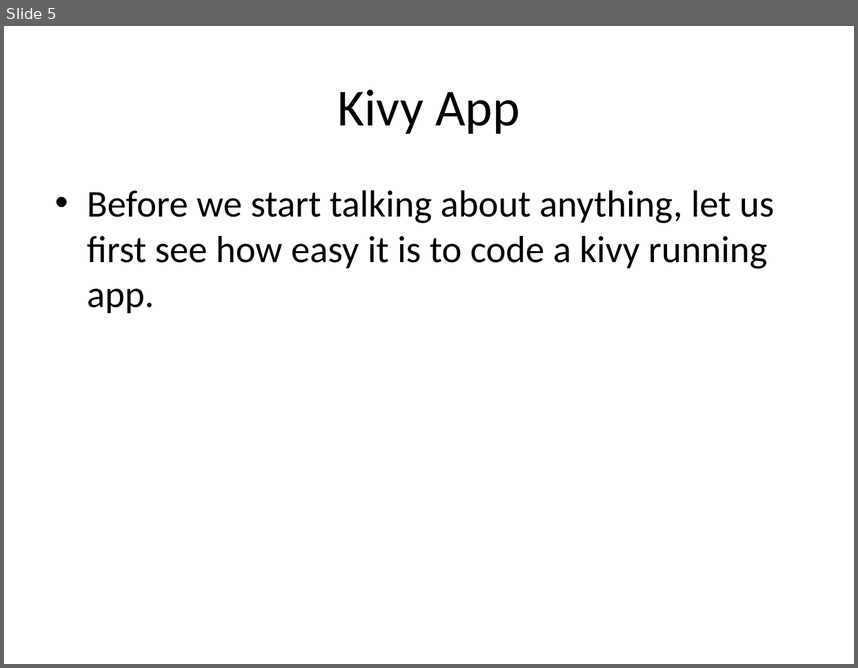
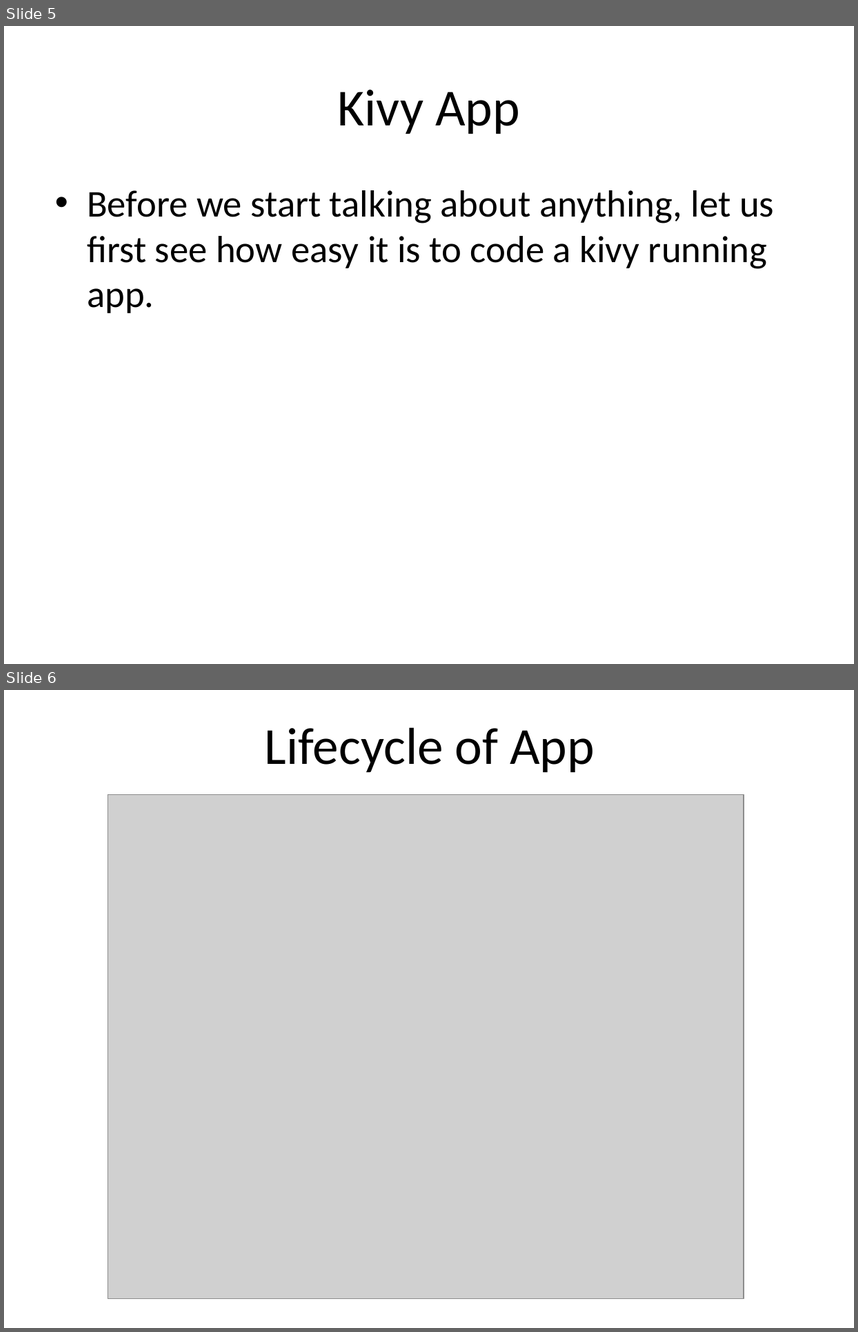
Before and after one commit to akash-tomar/pyconsk2017_kivy, a slide deck: talk.pptx. Shown one above the other, each under a label of ours: slide 5 before the commit, slides 5 and 6 after it. The pictures are 858x668 and 858x1332 pixels, drawn with LibreOffice and Linux fonts; fonts in the diff are those of the drawing; grey boxes stand for pictures. Boxes give left, top, right and bottom in pixels: in the first picture for what was removed or moved away, otherwise in the second. Text is boxed around its words. In the diff, an @@ line names an element or a change of style, - is before the commit and + after.

```diff
--- a/talk.pptx
+++ b/talk.pptx
@@ slide 6 added at [4,690,854,1328], background #FFFFFF @@
@@ title added at [265,727,595,772], 44 pt, text #000000 @@
+Lifecycle of App
@@ picture added at [107,795,744,1298] @@
```
Also in this commit, not shown: 9 other slides added.
